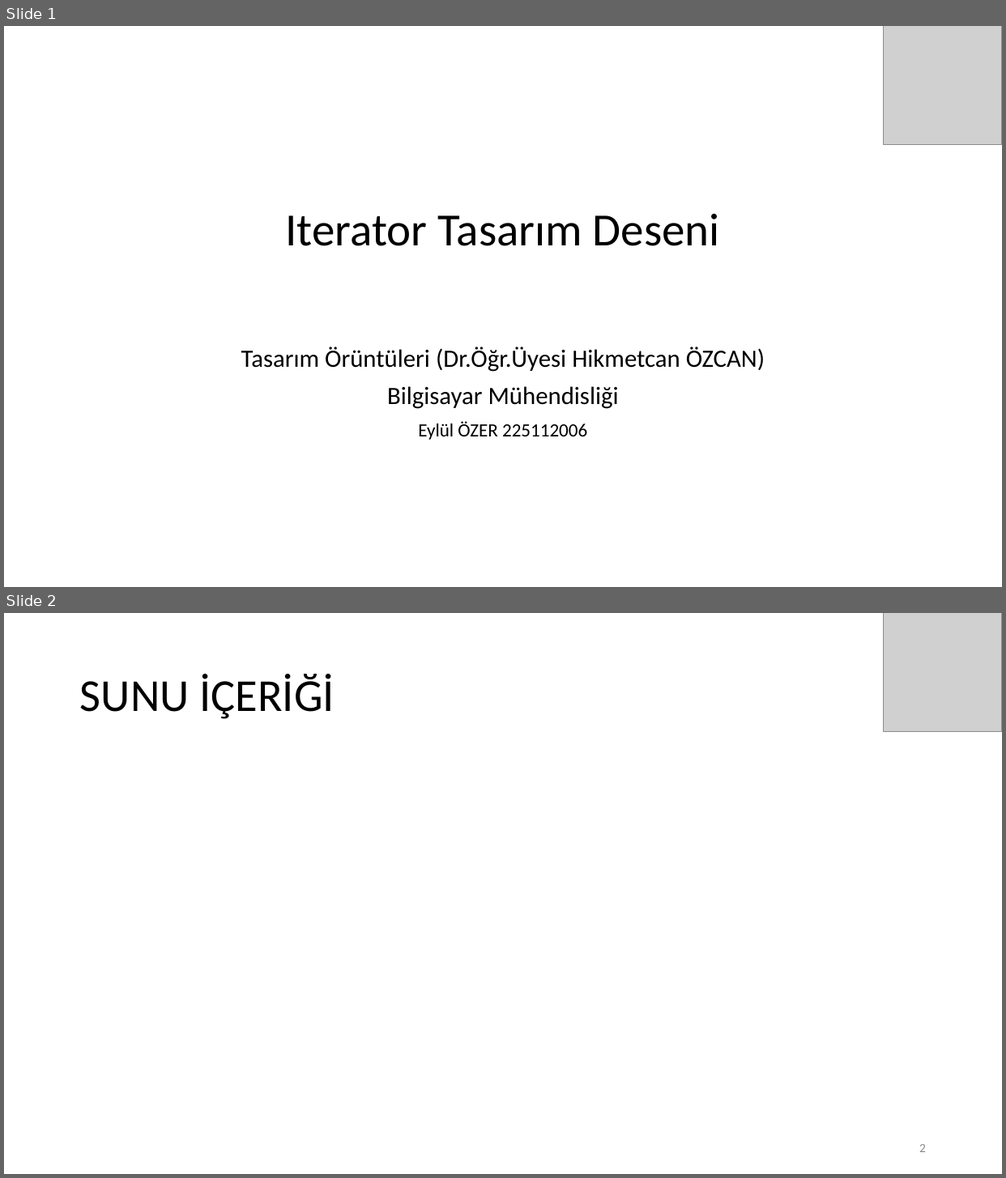
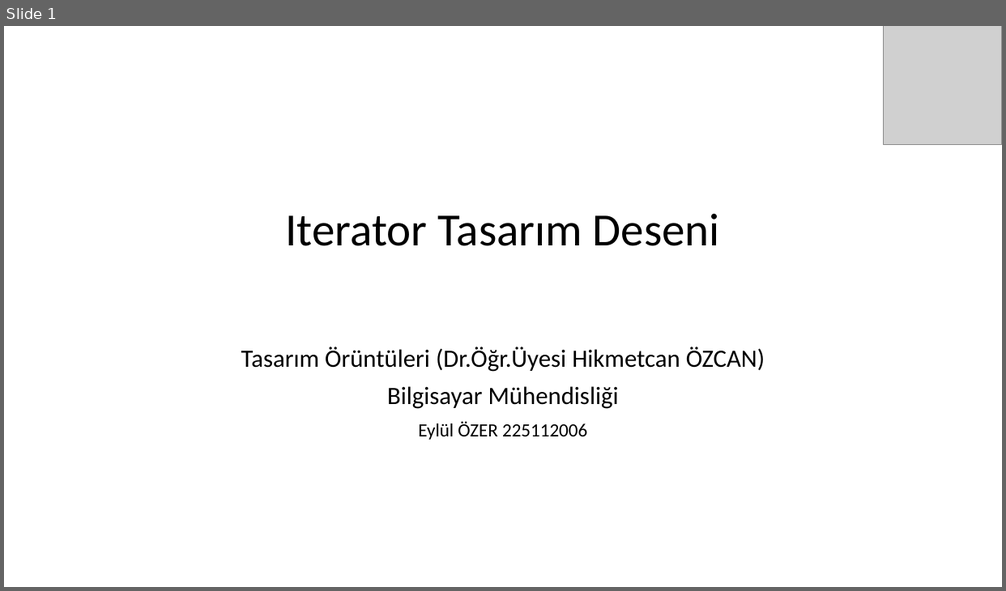
Before and after one commit to eylulzer/DesignPattern, a slide deck: Iterator Desgin Pattern.pptx. Shown one above the other, each under a label of ours: slides 1 and 2 before the commit, slide 1 after it. The pictures are 1006x1178 and 1006x591 pixels, drawn with LibreOffice and Linux fonts; fonts in the diff are those of the drawing; grey boxes stand for pictures. Boxes give left, top, right and bottom in pixels: in the first picture for what was removed or moved away, otherwise in the second. Text is boxed around its words. In the diff, an @@ line names an element or a change of style, - is before the commit and + after.

```diff
--- a/Iterator Desgin Pattern.pptx
+++ b/Iterator Desgin Pattern.pptx
@@ slide 2 removed at [4, 613, 1002, 1174], background #FFFFFF @@
@@ picture removed at [884, 613, 1002, 732] @@
@@ title removed at [80, 674, 334, 719] @@
-SUNU İÇERİĞİ
@@ page number removed at [919, 1144, 926, 1152] @@
-2
```
Also in this commit, not shown: 1 slide added.
